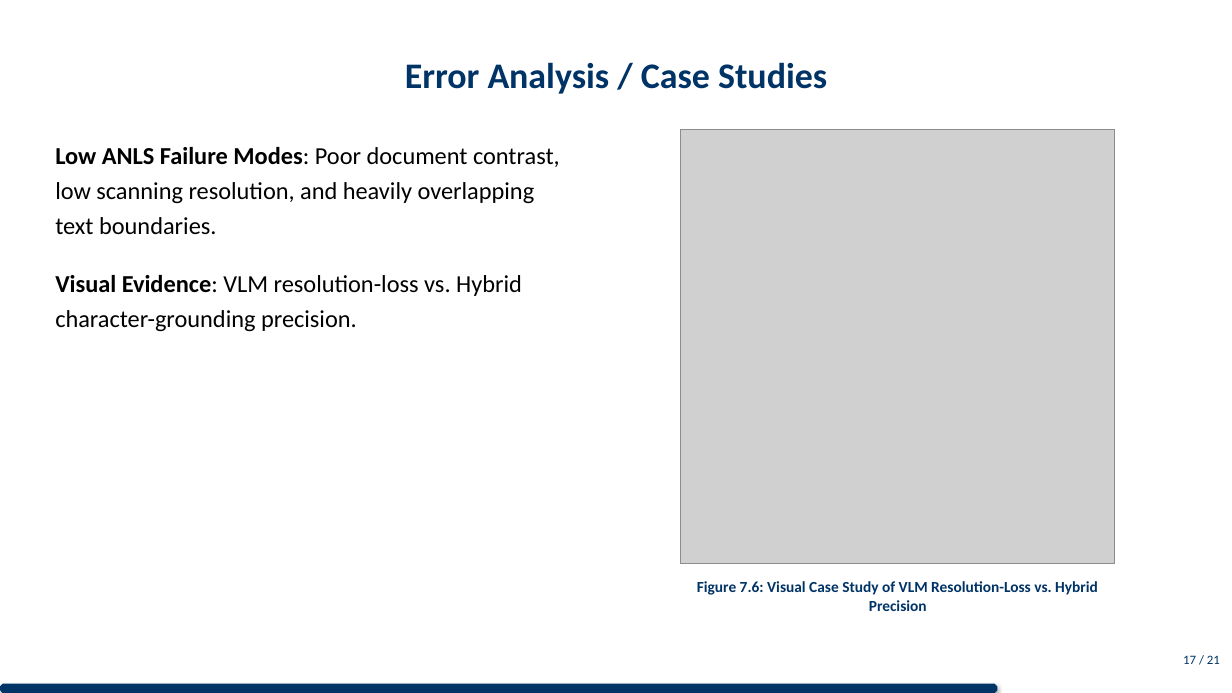
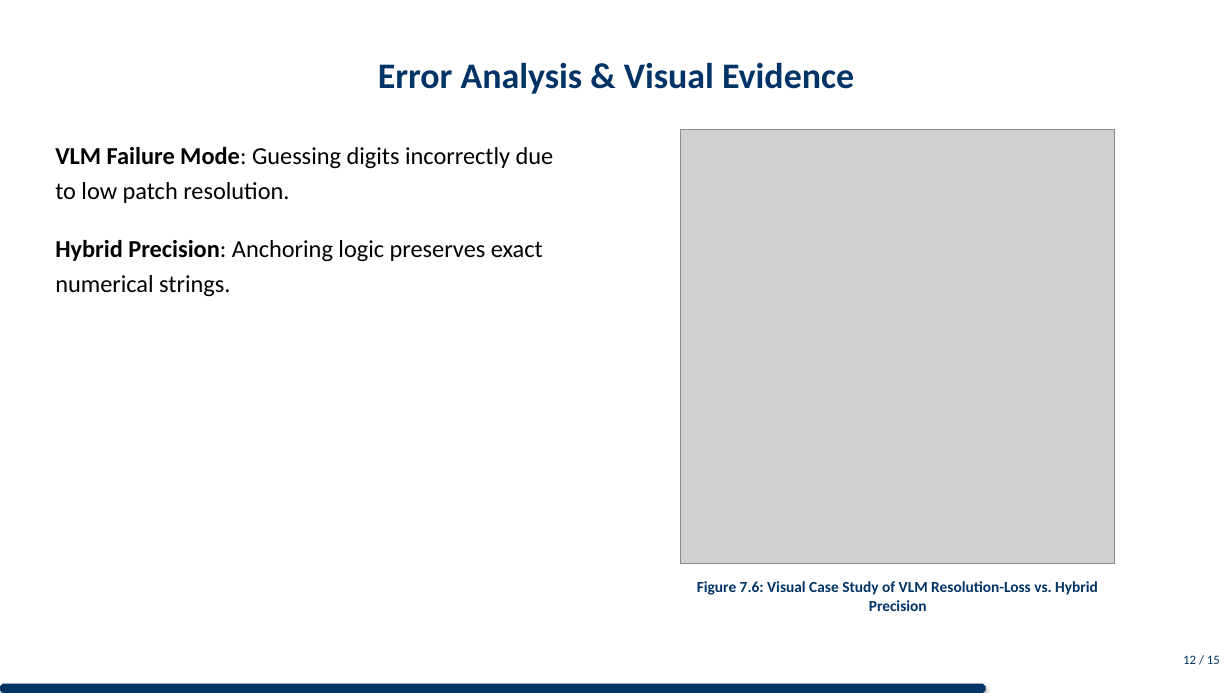
Before and after one commit to DESMOND135/DOCVQA-RAG-PERCEPTION-BENCHMARK, a slide deck: slide 13 of MAIN/presentation/presentation.pptx (slide 18 before the commit). Drawn at 1232x693 pixels with LibreOffice and Linux fonts; fonts in the diff are those of the drawing; grey boxes stand for pictures. Boxes give left, top, right and bottom in pixels: in the first picture for what was removed or moved away, otherwise in the second. Text is boxed around its words. In the diff, an @@ line names an element or a change of style, - is before the commit and + after.

```diff
--- a/MAIN/presentation/presentation.pptx
+++ b/MAIN/presentation/presentation.pptx
@@ title at (378, 62, 854, 94): text changed @@
-Error Analysis / Case Studies
+Error Analysis & Visual Evidence
@@ text at (55, 147, 554, 297): text changed @@
-Low ANLS Failure Modes: Poor document contrast, low scanning resolution, and heavily overlapping text boundaries.
-Visual Evidence: VLM resolution-loss vs. Hybrid character-grounding precision.
+VLM Failure Mode: Guessing digits incorrectly due to low patch resolution.
+Hybrid Precision: Anchoring logic preserves exact numerical strings.
@@ text at (1183, 655, 1220, 664): text changed @@
-17 / 21
+12 / 15
@@ octagon: place and size @@
-octagon at (0, 684, 997, 693)
+octagon at (0, 684, 986, 693)
```
Also in this commit, not shown: 12 other slides changed, 1 slide added, 7 slides removed, 23 other files.
